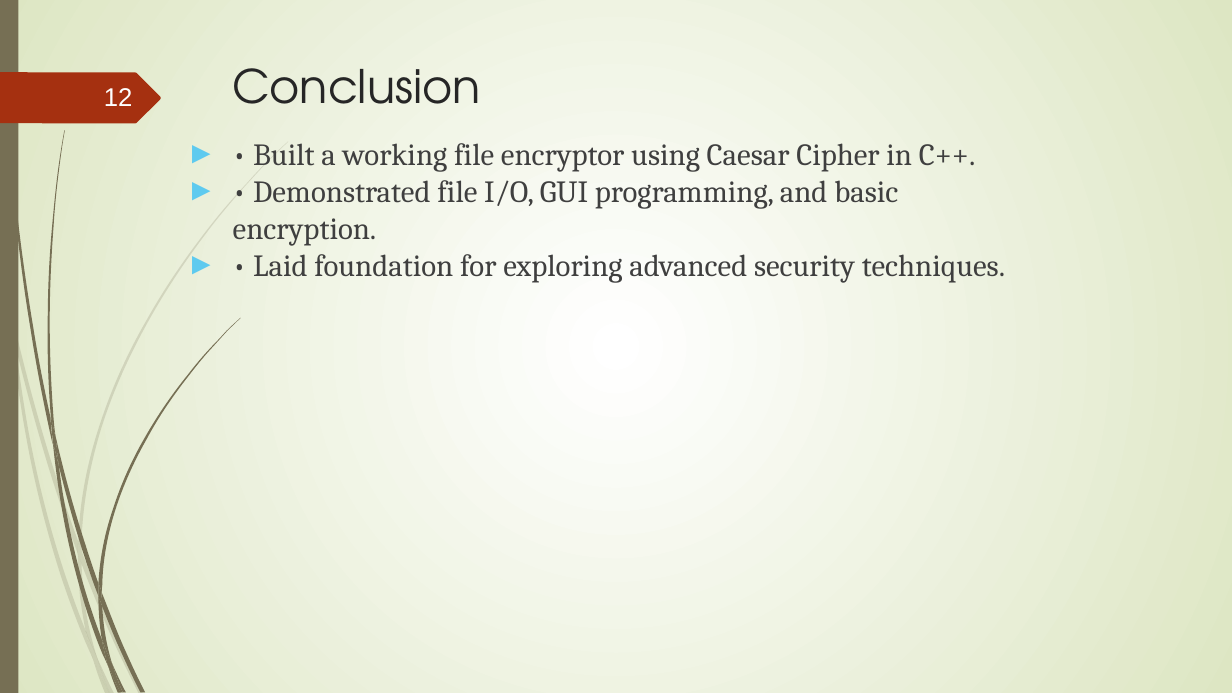
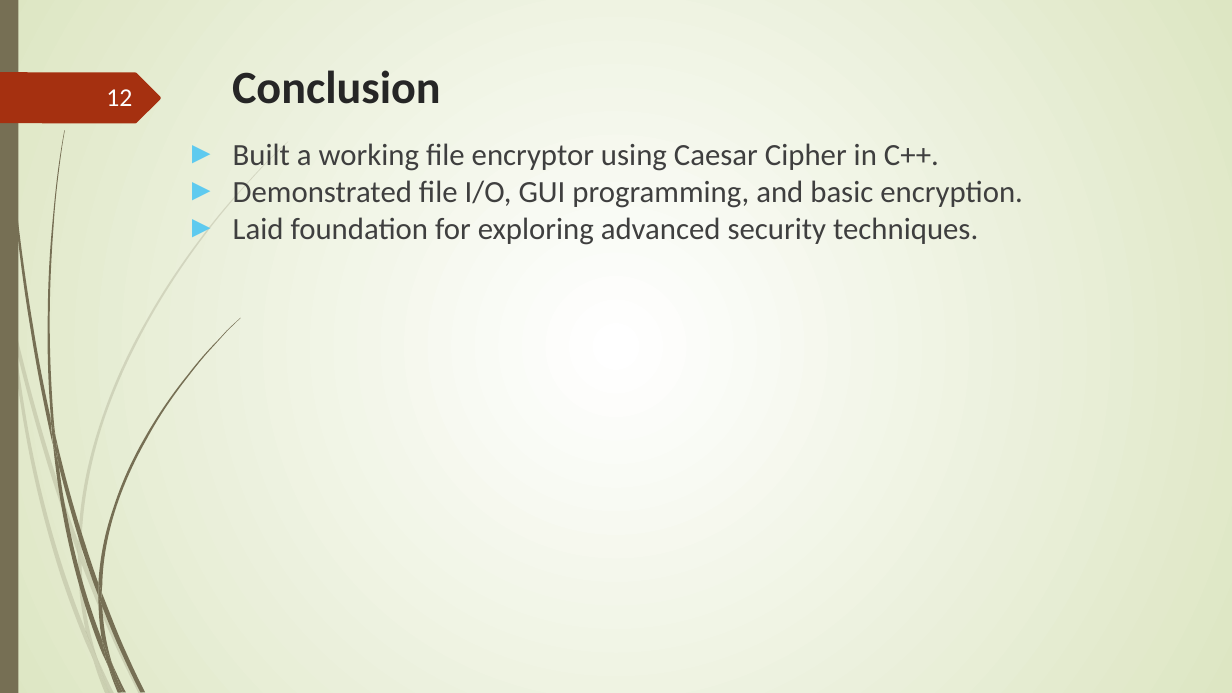
Before and after one commit to salimshre/Encryptor, a slide deck: slide 12 of Documentation/final -File Encryptor In C++.pptx. Drawn at 1232x693 pixels with LibreOffice and Linux fonts; fonts in the diff are those of the drawing. Boxes give left, top, right and bottom in pixels: in the first picture for what was removed or moved away, otherwise in the second. Text is boxed around its words. In the diff, an @@ line names an element or a change of style, - is before the commit and + after.

```diff
--- a/Documentation/final -File Encryptor In C++.pptx
+++ b/Documentation/final -File Encryptor In C++.pptx
@@ title "Conclusion" at bbox=[232, 70, 441, 104]: font TeX Gyre Adventor to Calibri, bold on @@
@@ page number at bbox=[106, 89, 132, 106]: font Arial to Calibri @@
@@ text at bbox=[233, 143, 1023, 245]: text changed; font Cambria to Calibri @@
-► • Built a working file encryptor using Caesar Cipher in C++.
-► • Demonstrated file I/O, GUI programming, and basic encryption.
-► • Laid foundation for exploring advanced security techniques.
+► Built a working file encryptor using Caesar Cipher in C++.
+► Demonstrated file I/O, GUI programming, and basic encryption.
+► Laid foundation for exploring advanced security techniques.
```
Also in this commit, not shown: 7 other slides changed, 3 other files.
